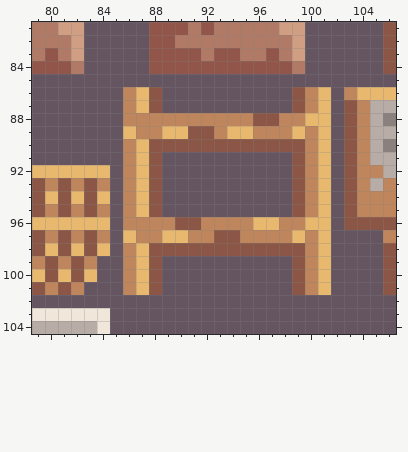
File history of a pixel-art file, Assets/Yaya/Artwork/Environment/Furniture.ase. The first picture shows the starting point.
256x256 pixels, 1 frame. Colours within 5 levels of each other are drawn and written as one. Shown: x 79..106, y 81..104.
The result:
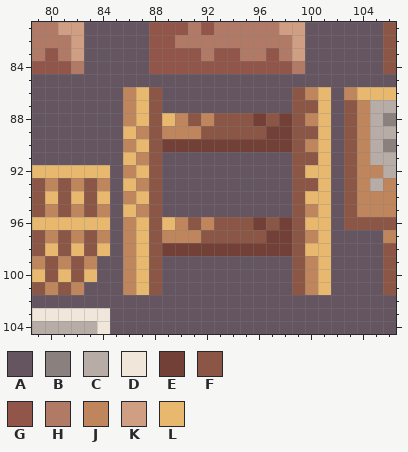
Palette (. is transparent): A #655561  B #8a817f  C #b8aca7  D #f0e6da  E #734037  F #8c5646  G #925549  H #b17a66  J #bf855c  K #d09e83  L #e8b86f
The edit:
{"where": "layer \"Furniture\""}
{"y":87,"x":100,"old":"J","new":"F"}
{"y":88,"x":87,"old":"JJJ","new":"LFL"}
{"y":88,"x":91,"old":"J","new":"F"}
{"y":88,"x":93,"old":"JJJF","new":"FFFE"}
{"y":88,"x":98,"old":"JJL","new":"EFJ"}
{"y":89,"x":88,"old":"JLLF","new":"FJJJ"}
{"y":89,"x":93,"old":"JLLJJJLJ","new":"FFFFEEFF"}
{"y":90,"x":89,"old":"FFFFFFFFFF","new":"EEEEEEEEEE"}
{"y":91,"x":86,"old":"JL","new":"LJ"}
{"y":91,"x":100,"old":"J","new":"F"}
{"y":92,"x":100,"old":"J","new":"L"}
{"y":93,"x":86,"old":"JL","new":"LJ"}
{"y":93,"x":100,"old":"J","new":"F"}
{"y":94,"x":100,"old":"J","new":"L"}
{"y":95,"x":86,"old":"JL","new":"LJ"}
{"y":96,"x":87,"old":"JJJF","new":"LFLJ"}
{"y":96,"x":93,"old":"JJJLLJJ","new":"FFFEFEF"}
{"y":97,"x":86,"old":"LJJLL","new":"JLFJJ"}
{"y":97,"x":92,"old":"J","new":"F"}
{"y":97,"x":95,"old":"JJJJL","new":"FFEEF"}
{"y":98,"x":89,"old":"FFFFFFFFFF","new":"EEEEEEEEEE"}
{"y":98,"x":100,"old":"J","new":"L"}
{"label":"changed","picture_box":[123,100,318,256]}
